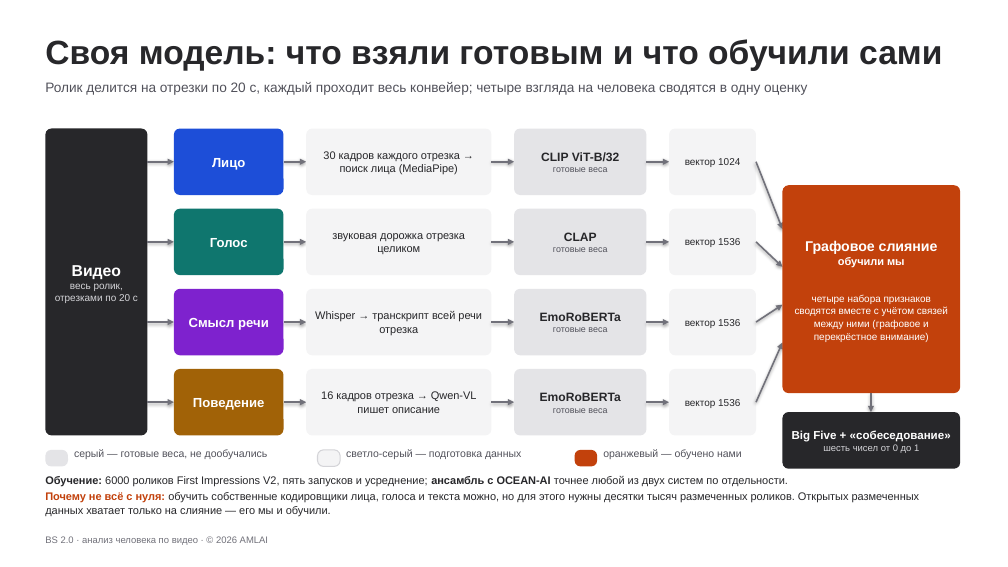
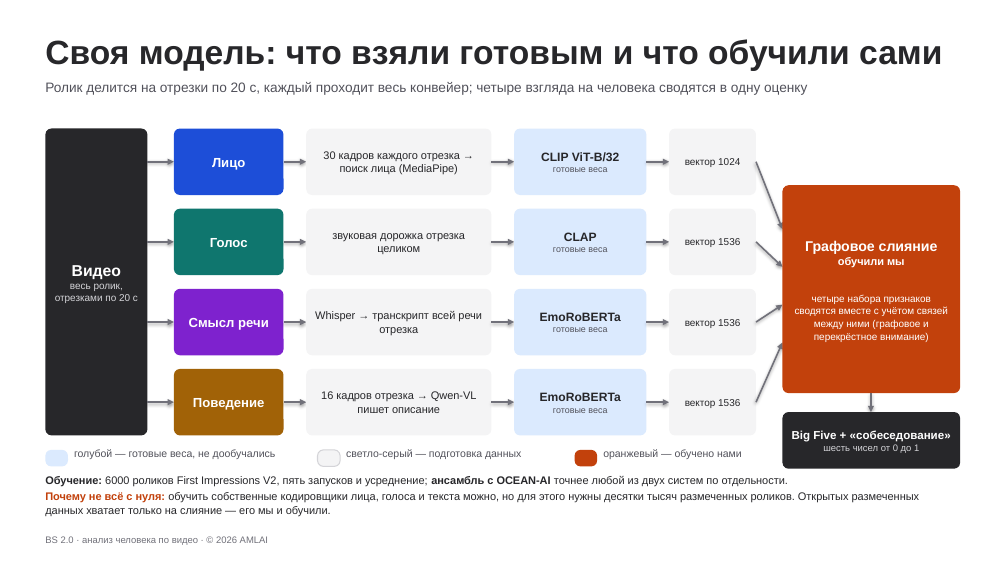
Before and after one commit to AML1969/bigfive-video, a slide deck: slide 2 of BS2_проект_5_слайдов.pptx. Drawn at 1008x567 pixels with LibreOffice and Linux fonts; fonts in the diff are those of the drawing. Boxes give left, top, right and bottom in pixels: in the first picture for what was removed or moved away, otherwise in the second. Text is boxed around its words. In the diff, an @@ line names an element or a change of style, - is before the commit and + after.

```diff
--- a/BS2_проект_5_слайдов.pptx
+++ b/BS2_проект_5_слайдов.pptx
@@ text at bbox=[74, 449, 276, 459]: text changed @@
-серый — готовые веса, не дообучались
+голубой — готовые веса, не дообучались
@@ fill #E4E4E7 to #DBEAFE in 5 elements at bbox=[514, 129, 647, 195], bbox=[514, 209, 647, 275], bbox=[514, 289, 647, 355], bbox=[514, 369, 647, 436], bbox=[45, 450, 68, 467] @@
```
Also in this commit, not shown: 1 other slide changed.
